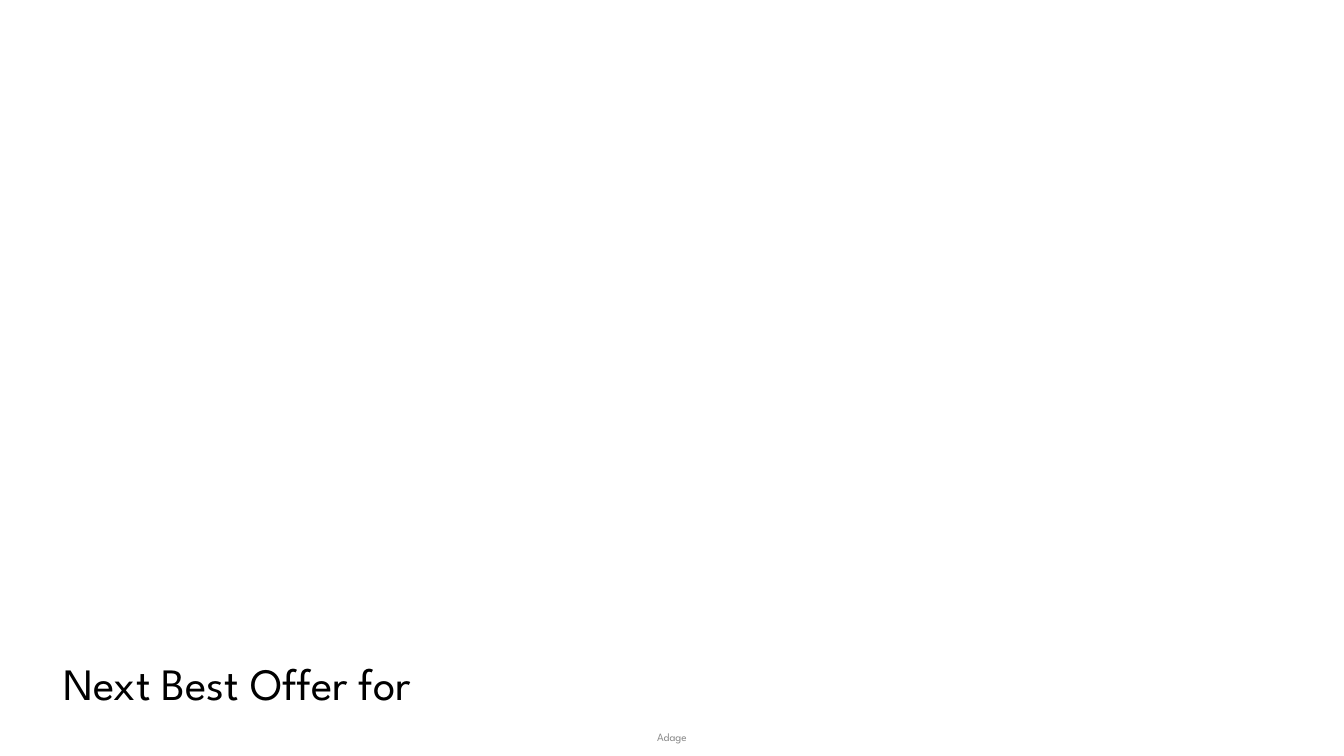
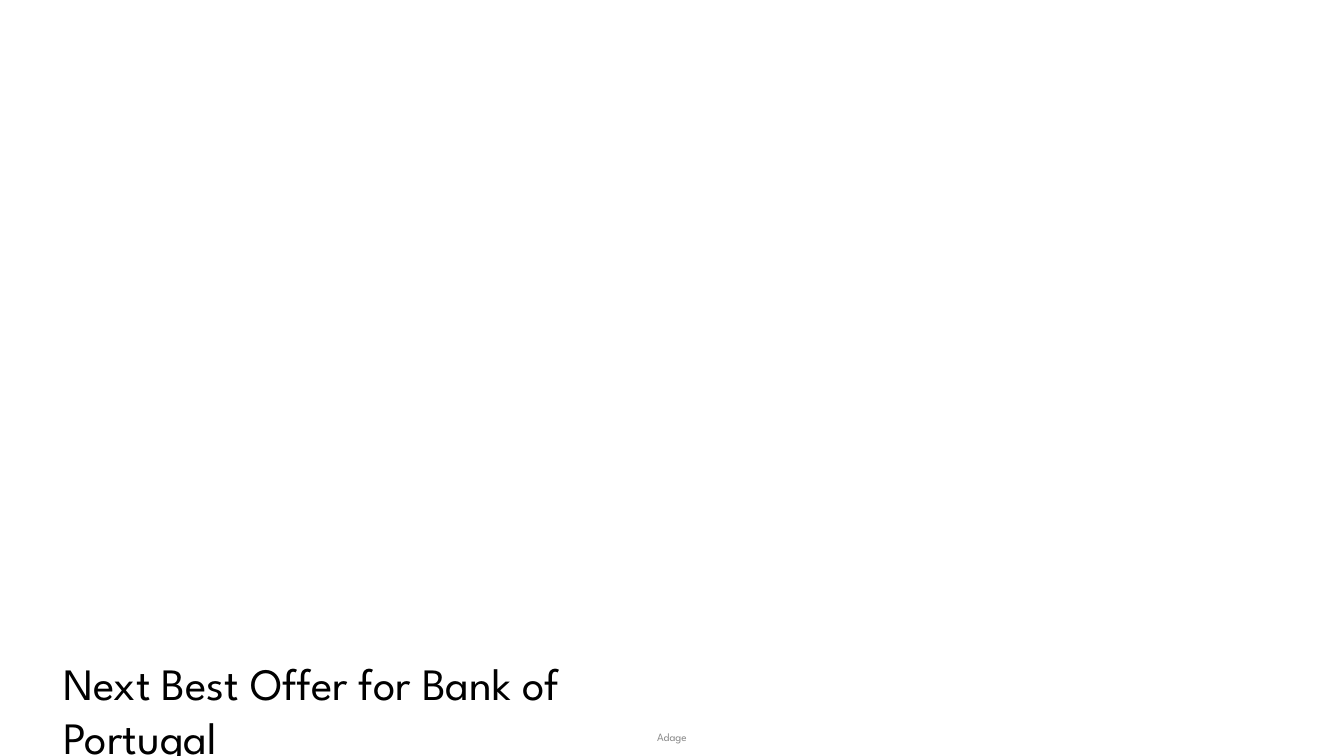
Before and after one commit to mnikolop/case1-bank, a slide deck: slide 1 of presentations/Deliverable.pptx. Drawn at 1344x756 pixels with LibreOffice and Linux fonts; fonts in the diff are those of the drawing; background and template pictures are left out. Boxes give left, top, right and bottom in pixels: in the first picture for what was removed or moved away, otherwise in the second. Text is boxed around its words. In the diff, an @@ line names an element or a change of style, - is before the commit and + after.

```diff
--- a/presentations/Deliverable.pptx
+++ b/presentations/Deliverable.pptx
@@ text at (x1=63, y1=668, x2=559, y2=756): text changed @@
-Next Best Offer for
+Next Best Offer for Bank of Portugal
```
Also in this commit, not shown: 1 other slide changed, 6 slides added, 4 slides removed, 10 other files.
